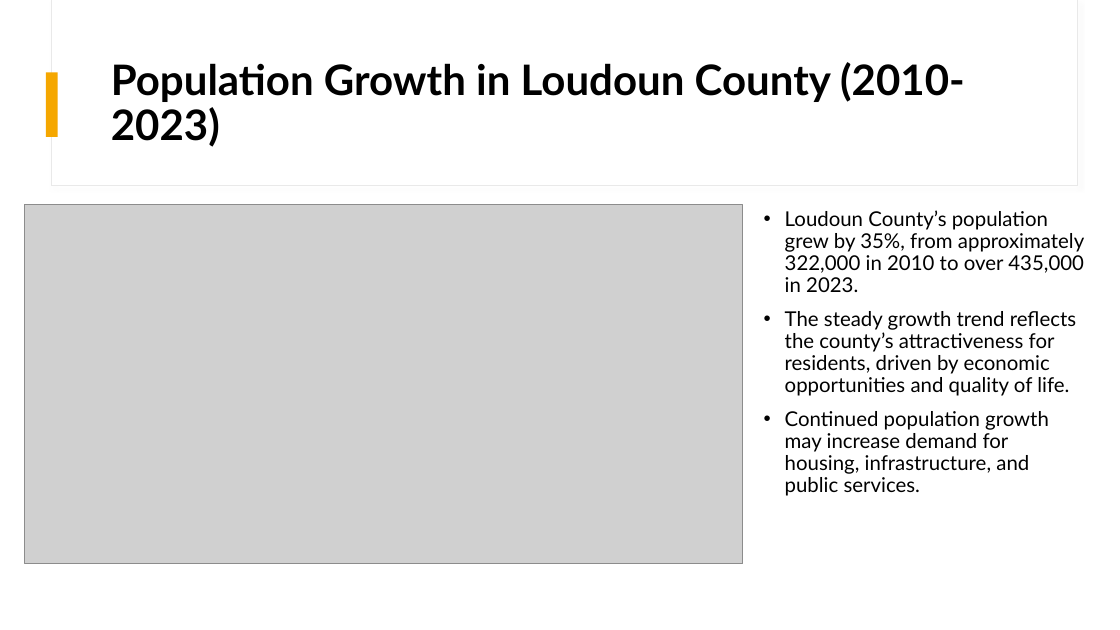
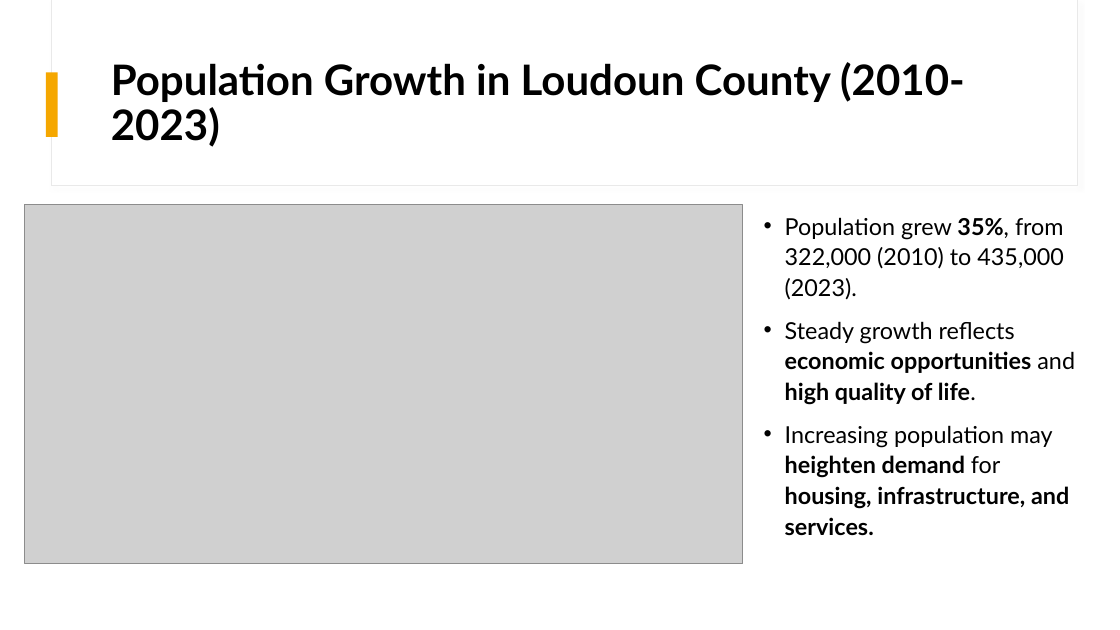
Before and after one commit to Akemp787/Loudoun_County_Growth_Study, a slide deck: slide 7 of presentation/Loudoun County Growth Study.pptx (slide 8 before the commit). Drawn at 1120x630 pixels with LibreOffice and Linux fonts; fonts in the diff are those of the drawing; grey boxes stand for pictures. Boxes give left, top, right and bottom in pixels: in the first picture for what was removed or moved away, otherwise in the second. Text is boxed around its words. In the diff, an @@ line names an element or a change of style, - is before the commit and + after.

Commit message:
Loudoun County Growth Study

```diff
--- a/presentation/Loudoun County Growth Study.pptx
+++ b/presentation/Loudoun County Growth Study.pptx
@@ text at (785, 217, 1075, 536): text changed; size 17.5 to 20 pt @@
-• Loudoun County’s population grew by 35%, from approximately 322,000 in 2010 to over 435,000 in 2023.
-• The steady growth trend reflects the county’s attractiveness for residents, driven by economic opportunities and quality of life.
-• Continued population growth may increase demand for housing, infrastructure, and public services.
+• Population grew 35%, from 322,000 (2010) to 435,000 (2023).
+• Steady growth reflects economic opportunities and high quality of life.
+• Increasing population may heighten demand for housing, infrastructure, and services.
```
Also in this commit, not shown: 11 other slides changed, 6 slides added, 1 slide removed, 17 other files.
